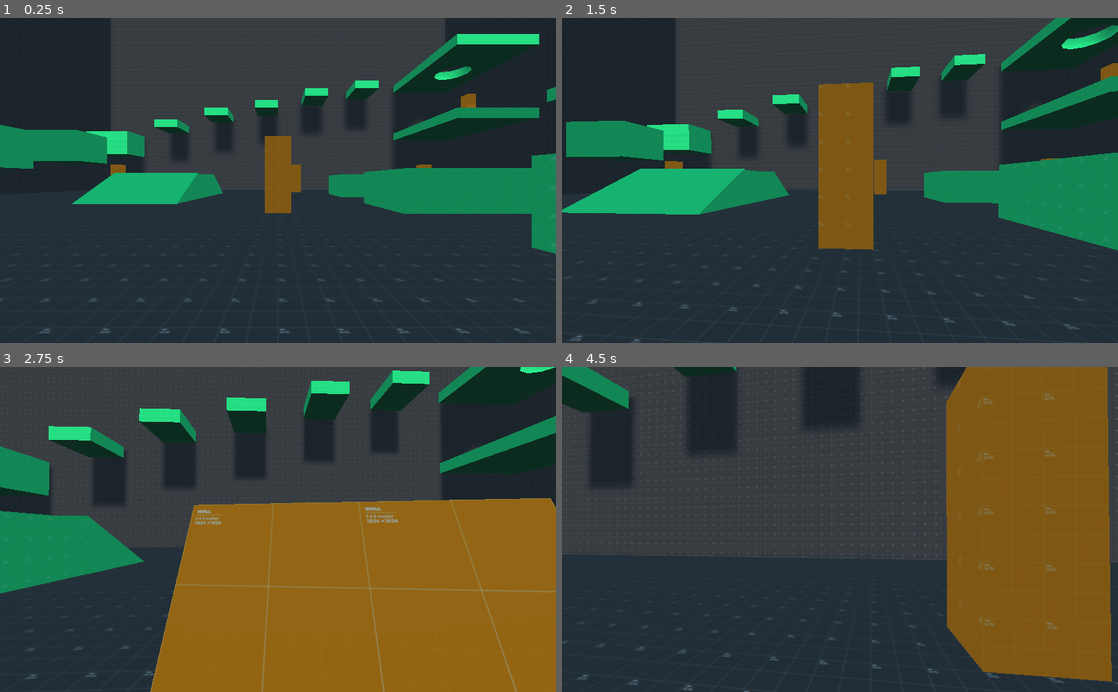
Above: before the commit, frames 1-4 (two rows, left to right).
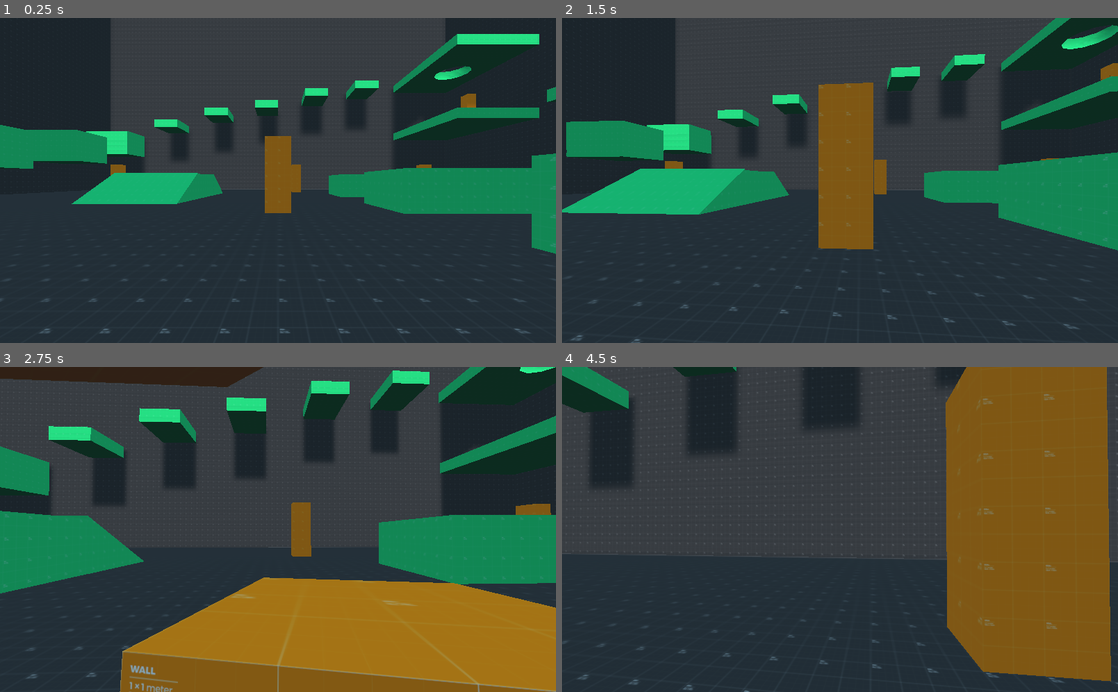
Above: after the commit, the same moments.

Repository: mc-carthy/gdFpsBase
Game: Godot game, scene res://levels/game.tscn
The game is run twice, just before and just after one commit, with the same random seed, the same clock (stepped at 60 frames per second) and the same inputs.
Inputs (mouse positions are in pixels of both pictures, inside the frame that each line leads up to):
- Up to frame 1 (0.25 s): no input
- Up to frame 2 (1.5 s): move the mouse to (867, 180) at 0.52 s; hold W (move_forward) from 0.53 s (still down); tap Space (jump) at 0.6, 0.77, 1.07 s; move the mouse to (812, 180) at 1.27 s; click (812, 180) at 1.35 s
- Up to frame 3 (2.75 s): keep holding W (move_forward); tap Space (jump) at 1.52, 1.55, 1.82, 2.1 s; move the mouse to (289, 523) at 2.02 s
- Up to frame 4 (4.5 s): keep holding W (move_forward); move the mouse to (834, 536) at 2.77 s; click (834, 536) at 2.85 s; tap Space (jump) at 3.02, 3.05, 3.32, 3.6, 3.77, 4.07 s; move the mouse to (878, 532) at 3.52 s; move the mouse to (795, 526) at 4.27 s; click (795, 526) at 4.35 s

The runs differ from the first frame. In frame 2, less than 0.1% of the frame differs, in the area x 0-100%, y 1-93%; in frame 3, 22%, in the area x 0-100%, y 0-100%; in frame 4, 0.2%.

Commit message:
Fix sliding on slopes

Diff:
--- a/player/Player.gd
+++ b/player/Player.gd
@@ -39,7 +39,7 @@
 	apply_friction(direction, delta)
 	# Move this jump functionality into input function
 	jump()
-	velocity = move_and_slide(velocity, Vector3.UP)
+	velocity = move_and_slide_with_snap(velocity, snap_vector, Vector3.UP, true, 4, 0.7)
 
 func get_input_vector() -> Vector3:
 	var input_vector: Vector3 = Vector3.ZERO
@@ -75,6 +75,10 @@
 
 func jump() -> void:
 	if Input.is_action_just_pressed("jump") and is_on_floor():
+		snap_vector = Vector3.ZERO
 		velocity.y = jump_impulse
 	if Input.is_action_just_released("jump") and velocity.y > jump_impulse / 2:
 		velocity.y = jump_impulse / 2
+
+func update_snap_vector() -> void:
+	snap_vector = -get_floor_normal() if is_on_floor() else Vector3.DOWN
--- a/player/Player.tscn
+++ b/player/Player.tscn
@@ -27,3 +27,4 @@
 transform = Transform( 1, 0, 0, 0, 1, 0, 0, 0, 1, 0, 2.5, 0 )
 
 [node name="Camera" type="Camera" parent="Head"]
+far = 200.0
